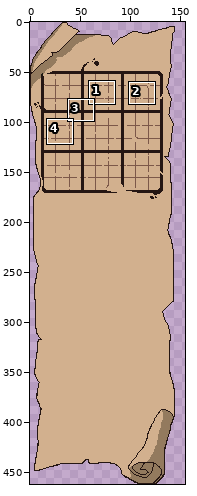
Pixel-art file: src_sprites/parchment.aseprite. Above: a wide view before the commit, with the close-up outlined.
Close-up. Before the commit:
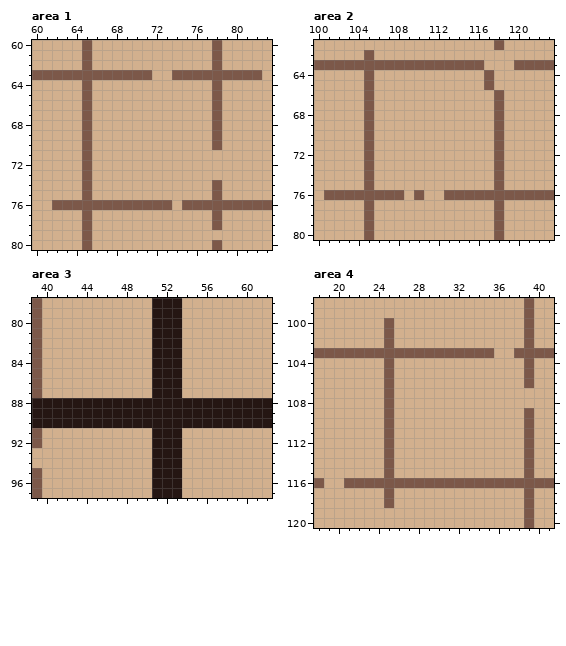
145x462 pixels, 1 frame. Shown: area 1: x 60..83, y 60..80; area 2: x 100..123, y 61..80; area 3: x 39..62, y 78..97; area 4: x 18..41, y 98..120. The old version is drawn lined up with the new one, on the new canvas. The commit also changed other parts of the picture, which this record leaves out.
Now the later version:
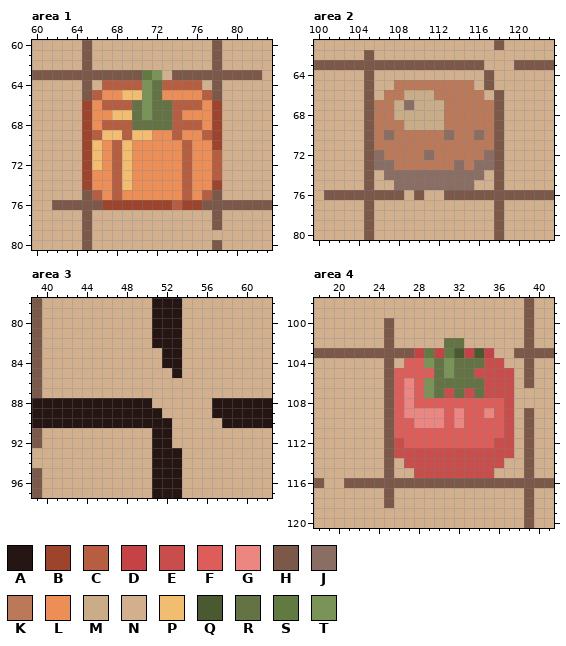
Palette (. is transparent): A #251613  B #9e442d  C #b75e41  D #c64345  E #c84d4b  F #df5d59  G #ec8680  H #7c5849  J #8a6e64  K #bc7959  L #ec8e55  M #c9ac88  N #d2b08e  P #f2bd6f  Q #4a5930  R #637344  S #607a42  T #799456
Diff:
canvas 145x462 -> 155x462
Area 1:
y 63: x 71..72 HN -> ST
y 64: x 67..76 NNNNNNNNNN -> CCCCTRCCCC
y 65: x 66..77 NNNNNNNNNNNN -> CLLPPTRLLLLC
y 66: x 65..78 HNNNNNNNNNNNNH -> BLCCCRTRRCCCLB
y 67: x 65..78 HNNNNNNNNNNNNH -> BLLPPRTRRCLLLB
y 68: x 65..78 HNNNNNNNNNNNNH -> BLCCCRRRRCCCLB
y 69: x 65..78 HNNNNNNNNNNNNH -> BCPPCPPLLCLLCB
y 70: x 65..78 HNNNNNNNNNNNNH -> BPLCPLLLLLCLLB
y 71..72: x 65..78 HNNNNNNNNNNNNN -> BPLCPLLLLLCLLC
y 73: x 65..78 HNNNNNNNNNNNNN -> BLLCPLLLLLCLLC
y 74: x 65..78 HNNNNNNNNNNNNH -> BLLCPLLLLLCLLB
y 75: x 66..77 NNNNNNNNNNNN -> CLCLLLLLLCLC
y 76: x 67..76 HHHHHHHNHH -> BBBBBBBCBB
Area 2:
y 65: x 108..115 NNNNNNNN -> KKKKKKKK
y 66: x 107..116 NNNNNNNNNN -> KKMMMKKKKK
y 67: x 106..117 NNNNNNNNNNNN -> KKMJMMMKKKKK
y 68: x 106..117 NNNNNNNNNNNN -> KKMMMMMKKKKK
y 69: x 106..117 NNNNNNNNNNNN -> KKKMMMMKKKKK
y 70: x 106..117 NNNNNNNNNNNN -> KJKKKKKJKKJK
y 71: x 106..117 NNNNNNNNNNNN -> KKKKKKKKKKKK
y 72: x 106..117 NNNNNNNNNNNN -> JKKKKJKKKKKJ
y 73: x 106..117 NNNNNNNNNNNN -> JJKKKKKKJKJJ
y 74: x 107..116 NNNNNNNNNN -> JJJJJJJJJJ
y 75: x 108..115 NNNNNNNN -> JJJJJJJJ
Area 3:
y 83..84: x 51 A -> N
y 85: x 51..52 AA -> NN
y 86..87: x 51..53 AAA -> NNN
y 88: x 51..56 AAAAAA -> NNNNNN
y 89: x 52..56 AAAAA -> NNNNN
y 90: x 53..57 AAAAA -> NNNNN
y 91..92: x 53 A -> N
Area 4:
y 102: x 31..32 NN -> RR
y 103: x 28..35 HHHHHHHH -> DSDSQDQD
y 104: x 27..36 NNNNNNNNNN -> FFTRTRRREE
y 105: x 26..37 NNNNNNNNNNNN -> FFFFRTRREEEE
y 106: x 26..37 NNNNNNNNNNNN -> FGFTRRRRREEE
y 107: x 26..37 NNNNNNNNNNNN -> FGFTREREREEE
y 108: x 26..37 NNNNNNNNNNNN -> FGFFFFFFFFFE
y 109: x 26..37 NNNNNNNNNNNN -> FGGGGFGFFGFE
y 110: x 26..37 NNNNNNNNNNNN -> FFGGGFGFFFFE
y 111: x 26..37 NNNNNNNNNNNN -> FFFFFFFFFFFE
y 112: x 26..37 NNNNNNNNNNNN -> EFFFFFFFFFEE
y 113: x 26..37 NNNNNNNNNNNN -> EEEEEEEEEEEE
y 114: x 27..36 NNNNNNNNNN -> EEEEEEEEEE
y 115: x 28..35 NNNNNNNN -> EEEEEEEE
